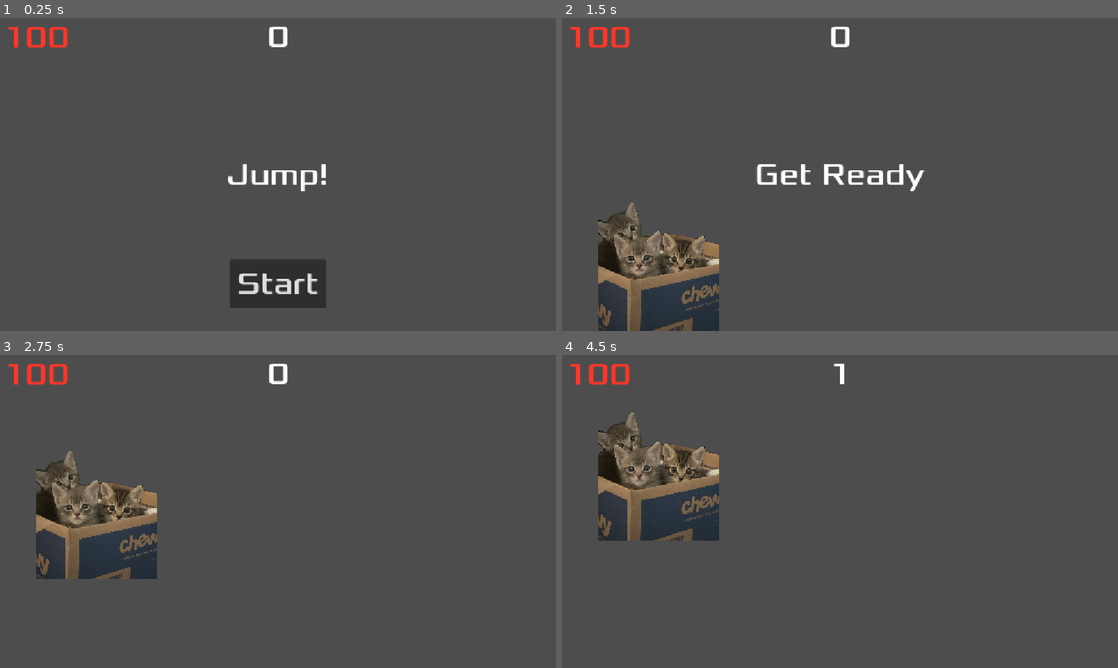
Above: before the commit, frames 1-4 (two rows, left to right).
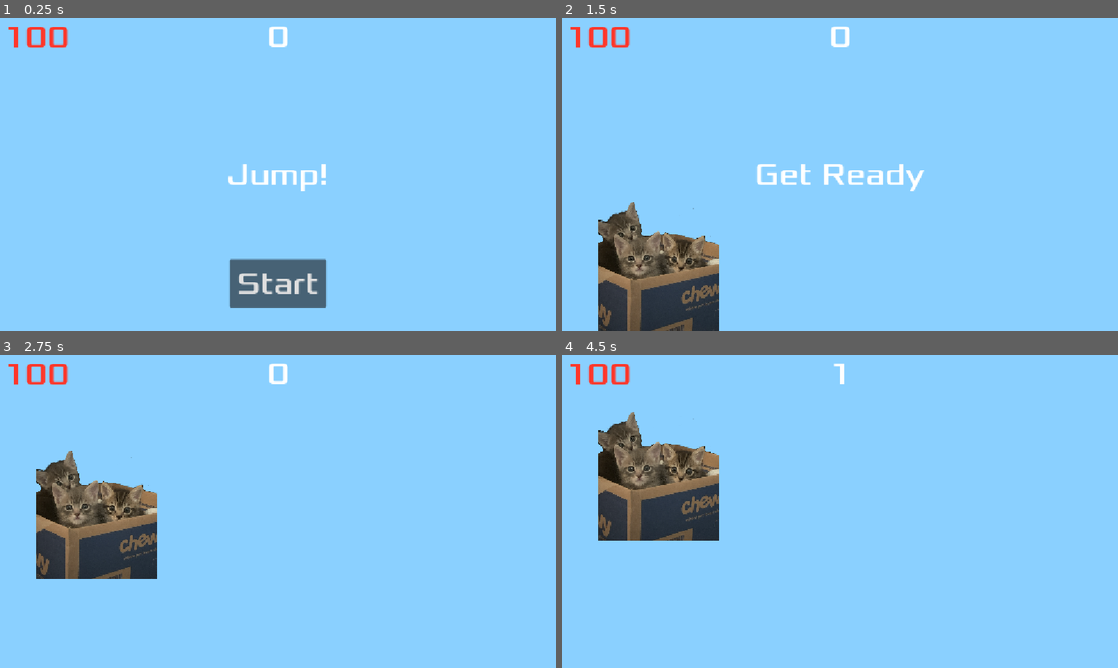
Above: after the commit, the same moments.

Repository: vinnilla/jump-game
Game: Godot game, scene res://main.tscn
Same seed, same stepped clock (60 frames per second), same inputs: the game is played once before the commit and once after it.
Inputs:
- Up to frame 1 (0.25 s): no input
- Up to frame 2 (1.5 s): click "Start" at 0.5 s; tap Enter at 1.25 s
- Up to frame 3 (2.75 s): tap Space (jump) at 1.52, 2.27 s
- Up to frame 4 (4.5 s): tap Space (jump) at 3.5, 3.77 s

The runs differ from the first frame. In frame 1, 99% of the frame differs, in the area x 0-100%, y 0-100%; in frame 2, 92%; in frame 3, 93%; in frame 4, 93%.

Commit message:
cloud asset

Diff:
--- /dev/null
+++ b/cloud.gd
@@ -0,0 +1,11 @@
+extends Sprite2D
+
+# generate random speed between 20 and 80
+var speed = randi() % 61 + 20
+
+func _process(delta: float) -> void:
+	var velocity = Vector2(-1, 0) * speed
+	position += velocity * delta
+
+func _on_visible_on_screen_notifier_2d_screen_exited() -> void:
+	queue_free()
--- /dev/null
+++ b/cloud.tscn
@@ -0,0 +1,17 @@
+[gd_scene format=3 uid="uid://cnu63ll3mp4dw"]
+
+[ext_resource type="Texture2D" uid="uid://c185npgxjtjw8" path="res://art/lilo-cloud-300px.png" id="1_4rphk"]
+[ext_resource type="Script" uid="uid://dgt0ni88eg256" path="res://cloud.gd" id="2_b3oxr"]
+
+[node name="Cloud" type="Sprite2D" unique_id=2016790494]
+visibility_layer = 512
+scale = Vector2(0.8, 0.8)
+texture = ExtResource("1_4rphk")
+flip_h = true
+script = ExtResource("2_b3oxr")
+
+[node name="VisibleOnScreenNotifier2D" type="VisibleOnScreenNotifier2D" parent="." unique_id=398327788]
+rect = Rect2(-100, -50, 200, 120)
+
+[connection signal="screen_entered" from="VisibleOnScreenNotifier2D" to="." method="_on_visible_on_screen_notifier_2d_screen_entered"]
+[connection signal="screen_exited" from="VisibleOnScreenNotifier2D" to="." method="_on_visible_on_screen_notifier_2d_screen_exited"]
--- a/main.gd
+++ b/main.gd
@@ -1,6 +1,7 @@
 extends Node
 
 @export var obstacle_scene: PackedScene
+@export var cloud_scene: PackedScene
 var score
 var health
 
@@ -52,6 +53,7 @@
 func _on_start_timer_timeout() -> void:
 	$ObstacleTimer.start()
 	$ScoreTimer.start()
+	$CloudTimer.start()
 
 
 func _on_the_boys_hit() -> void:
@@ -59,3 +61,19 @@
 	$HUD.update_health(health)
 	if health <= 0:
 		game_over()
+
+
+func _on_cloud_timer_timeout() -> void:
+	# delay an extra 0 - 3 seconds on top of the timer's 5 seconds
+	await get_tree().create_timer(randi() % 4).timeout
+
+	# create a new instance of cloud
+	var cloud = cloud_scene.instantiate()
+
+	# set the start position
+	cloud.position = $CloudSpawn.position
+	cloud.position.y += randi() % 150
+	cloud.visible = true
+
+	# spawn the cloud
+	add_child(cloud)
--- a/main.tscn
+++ b/main.tscn
@@ -4,22 +4,21 @@
 [ext_resource type="Script" uid="uid://dyn68n2ekei8s" path="res://main.gd" id="1_h2yge"]
 [ext_resource type="PackedScene" uid="uid://d1ra6nkydiond" path="res://floor.tscn" id="2_h2yge"]
 [ext_resource type="PackedScene" uid="uid://cs042o5m1cjer" path="res://obstacle.tscn" id="2_lquwl"]
+[ext_resource type="PackedScene" uid="uid://cnu63ll3mp4dw" path="res://cloud.tscn" id="3_7mycd"]
 [ext_resource type="PackedScene" uid="uid://duwn7iggkrc1p" path="res://hud.tscn" id="4_1bvp3"]
 
 [node name="Main" type="Node" unique_id=414465791]
 script = ExtResource("1_h2yge")
 obstacle_scene = ExtResource("2_lquwl")
+cloud_scene = ExtResource("3_7mycd")
 
-[node name="TheBoys" parent="." unique_id=1458941267 instance=ExtResource("1_0xm2m")]
-
-[node name="ObstacleTimer" type="Timer" parent="." unique_id=1760744197]
-wait_time = 2.0
-
-[node name="ScoreTimer" type="Timer" parent="." unique_id=156919338]
-
-[node name="StartTimer" type="Timer" parent="." unique_id=817925780]
-wait_time = 2.0
-one_shot = true
+[node name="ColorRect" type="ColorRect" parent="." unique_id=56507810]
+anchors_preset = 15
+anchor_right = 1.0
+anchor_bottom = 1.0
+grow_horizontal = 2
+grow_vertical = 2
+color = Color(0.5411564, 0.8163387, 0.99999994, 1)
 
 [node name="StartPosition" type="Marker2D" parent="." unique_id=1476601710]
 position = Vector2(200, 600)
@@ -27,12 +26,30 @@
 [node name="ObstacleSpawn" type="Marker2D" parent="." unique_id=60334232]
 position = Vector2(1150, 600)
 
+[node name="CloudSpawn" type="Marker2D" parent="." unique_id=1375058742]
+position = Vector2(1200, 50)
+
+[node name="StartTimer" type="Timer" parent="." unique_id=817925780]
+wait_time = 2.0
+one_shot = true
+
+[node name="ScoreTimer" type="Timer" parent="." unique_id=156919338]
+
+[node name="ObstacleTimer" type="Timer" parent="." unique_id=1760744197]
+wait_time = 2.0
+
+[node name="CloudTimer" type="Timer" parent="." unique_id=374598602]
+wait_time = 5.0
+
 [node name="Floor" parent="." unique_id=1969967619 instance=ExtResource("2_h2yge")]
+
+[node name="TheBoys" parent="." unique_id=1458941267 instance=ExtResource("1_0xm2m")]
 
 [node name="HUD" parent="." unique_id=451948427 instance=ExtResource("4_1bvp3")]
 
+[connection signal="timeout" from="StartTimer" to="." method="_on_start_timer_timeout"]
+[connection signal="timeout" from="ScoreTimer" to="." method="_on_score_timer_timeout"]
+[connection signal="timeout" from="ObstacleTimer" to="." method="_on_obstacle_timer_timeout"]
+[connection signal="timeout" from="CloudTimer" to="." method="_on_cloud_timer_timeout"]
 [connection signal="hit" from="TheBoys" to="." method="_on_the_boys_hit"]
-[connection signal="timeout" from="ObstacleTimer" to="." method="_on_obstacle_timer_timeout"]
-[connection signal="timeout" from="ScoreTimer" to="." method="_on_score_timer_timeout"]
-[connection signal="timeout" from="StartTimer" to="." method="_on_start_timer_timeout"]
 [connection signal="start_game" from="HUD" to="." method="new_game"]
Binary file added: art/lilo-cloud-300px.png
Not shown, added: art/lilo-cloud-300px.png.import
Not shown, added: cloud.gd.uid
